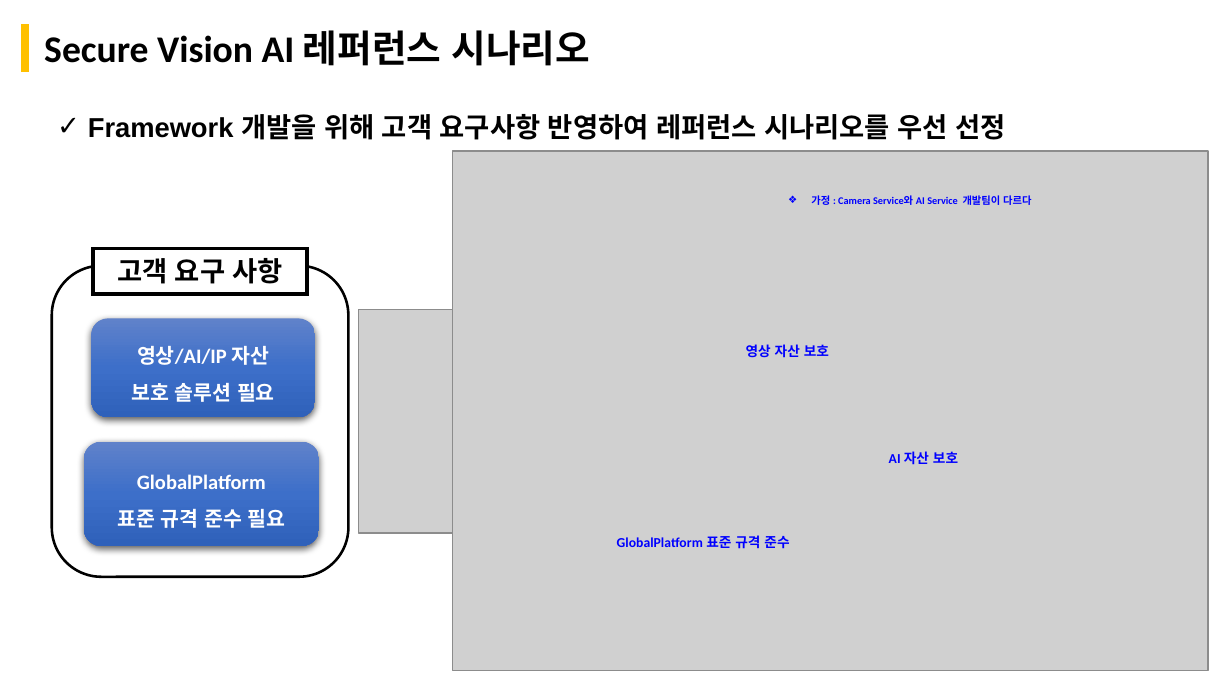
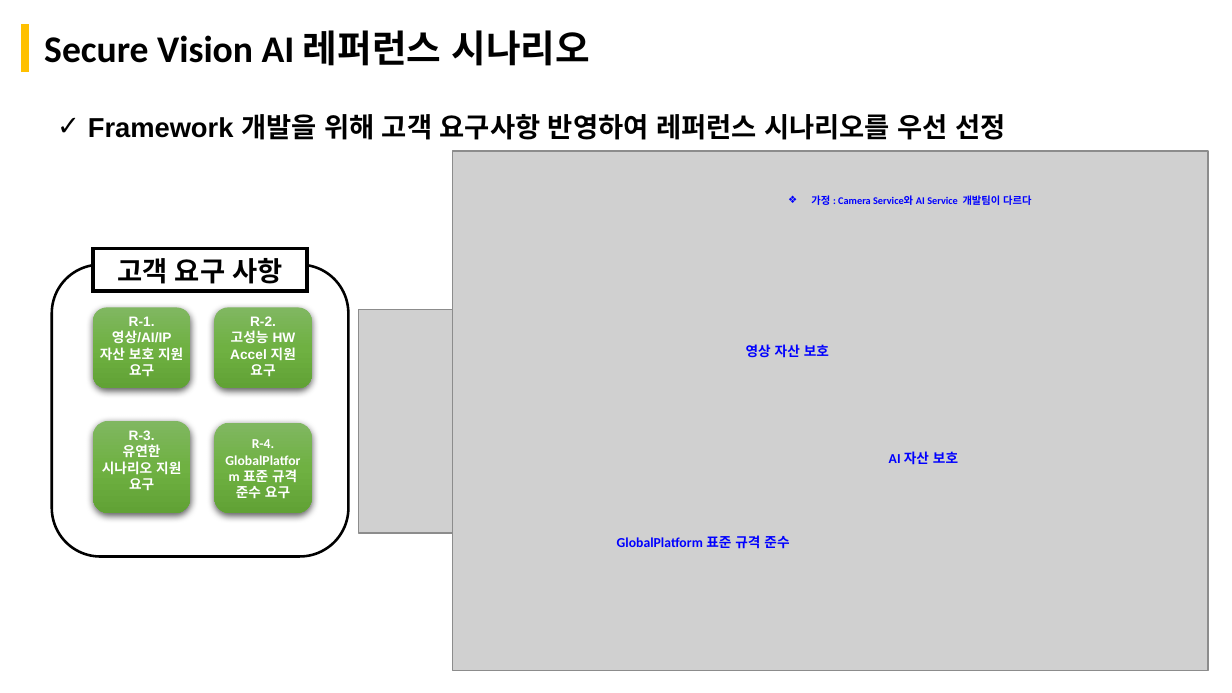
Before and after one commit to boram1288/test-p, a slide deck: slide 3 of ppt/SW_Architect_개인과제_appendix.pptx. Drawn at 1232x693 pixels with LibreOffice and Linux fonts; fonts in the diff are those of the drawing; grey boxes stand for pictures. Boxes give left, top, right and bottom in pixels: in the first picture for what was removed or moved away, otherwise in the second. Text is boxed around its words. In the diff, an @@ line names an element or a change of style, - is before the commit and + after.

```diff
--- a/ppt/SW_Architect_개인과제_appendix.pptx
+++ b/ppt/SW_Architect_개인과제_appendix.pptx
@@ rounded rectangle: place and size @@
-rounded rectangle at <box>52,266,349,578</box>
+rounded rectangle at <box>52,265,349,557</box>
@@ rounded rectangle "R-1.": place and size @@
-rounded rectangle "R-1." at <box>91,318,314,416</box>
+rounded rectangle "R-1." at <box>94,308,191,389</box>
@@ rounded rectangle "R-1." at <box>94,308,191,389</box>: vertical alignment middle to top; fill gradient #6183CB to #3E70CA to #3062BB to gradient #81B861 to #6FB242 to #62A336 @@
@@ text in rounded rectangle at <box>100,316,183,376</box>: text changed; size 12 to 8 pt; font Calibri to Arial @@
-영상/AI/IP 자산
-보호 솔루션 필요
+R-1.
+영상/AI/IP 자산 보호 지원 요구
@@ rounded rectangle added at <box>214,308,312,389</box>, fill gradient #81B861 to #6FB242 to #62A336, 8 pt, text #FFFFFF, bold @@
+R-2.
+고성능 HW Accel 지원 요구
@@ rounded rectangle added at <box>94,421,191,514</box>, fill gradient #81B861 to #6FB242 to #62A336, 8 pt, text #FFFFFF, bold @@
+R-3.
+유연한 시나리오 지원 요구
@@ rounded rectangle "R-4. GlobalPlatform 표준 규격 준수 ...": place and size @@
-rounded rectangle "R-4. GlobalPlatform 표준 규격 준수 ..." at <box>84,441,319,546</box>
+rounded rectangle "R-4. GlobalPlatform 표준 규격 준수 ..." at <box>214,423,312,513</box>
@@ rounded rectangle "R-4. GlobalPlatform 표준 규격 준수 ..." at <box>214,423,312,513</box>: fill gradient #6183CB to #3E70CA to #3062BB to gradient #81B861 to #6FB242 to #62A336 @@
@@ text in rounded rectangle at <box>236,439,297,498</box>: text changed; size 12 to 8 pt @@
-GlobalPlatform
-표준 규격 준수 필요
+R-4. GlobalPlatform 표준 규격 준수 요구
```
Also in this commit, not shown: 1 other slide changed, 3 slides added, 1 slide removed, 19 other files.
